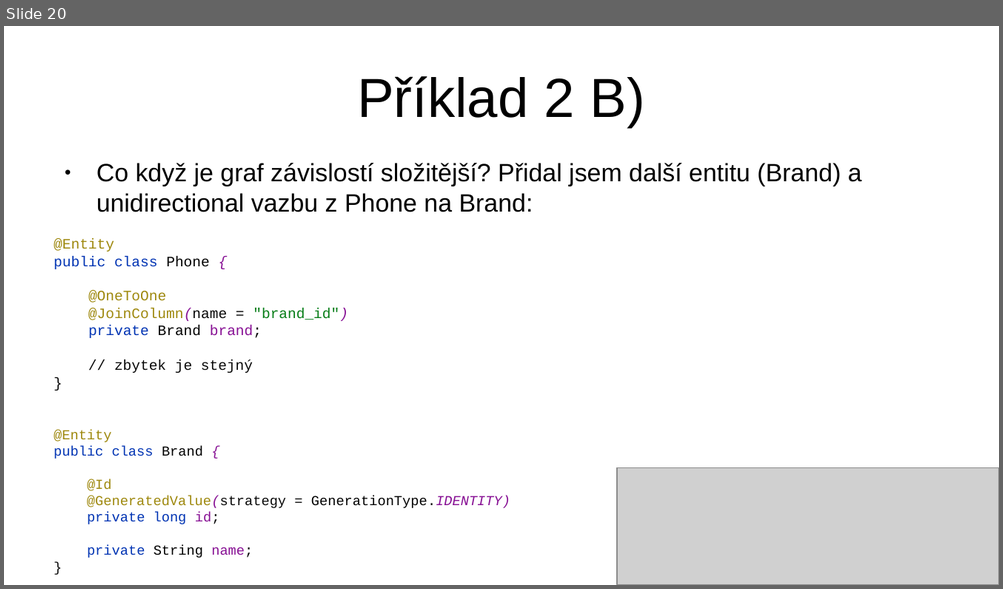
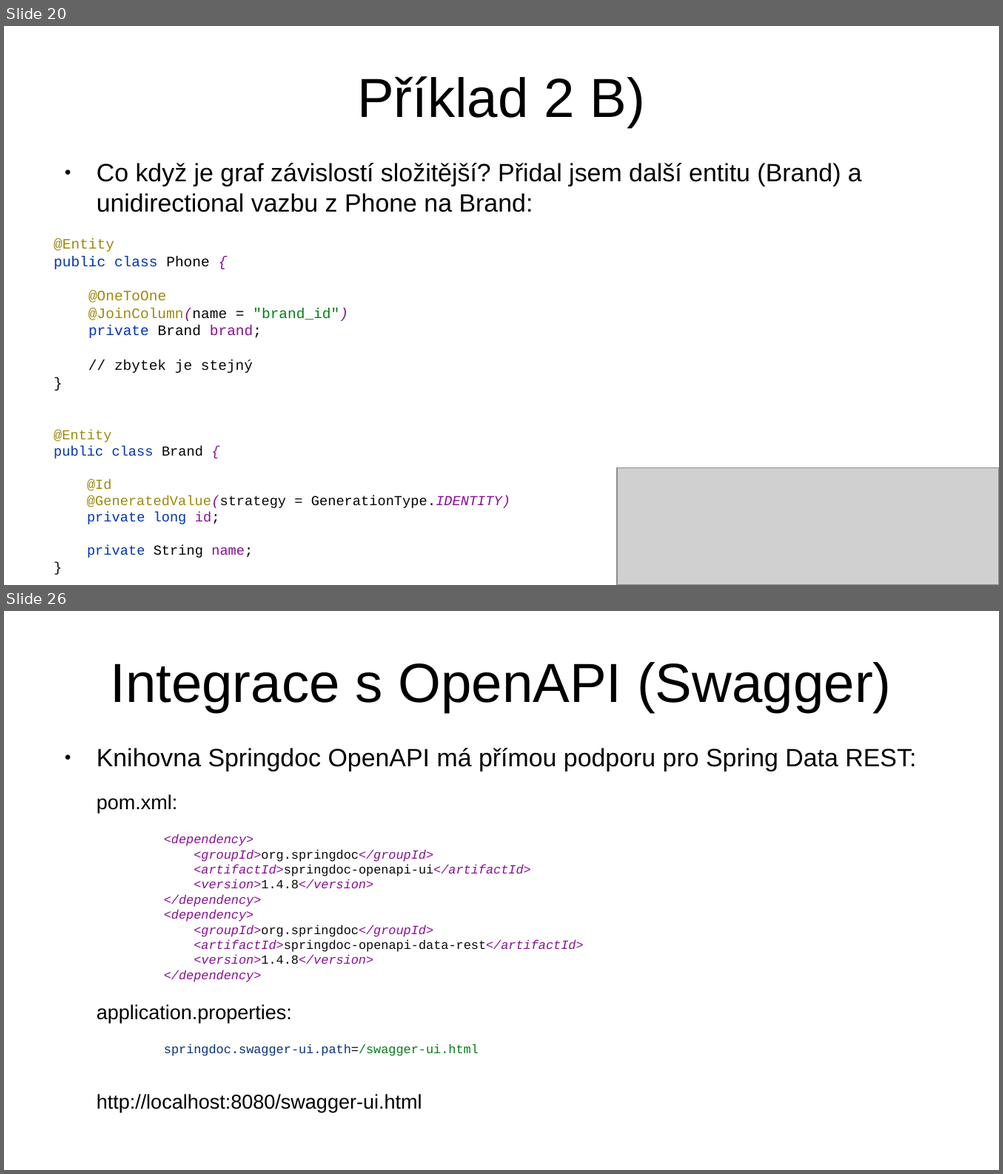
Before and after one commit to jirkapinkas/javadays-2020, a slide deck: spring-data-rest/Prednaska.odp. Shown one above the other, each under a label of ours: slide 20 before the commit, slides 20 and 26 after it; the slides between them are not shown. The pictures are 1003x589 and 1003x1174 pixels, drawn with LibreOffice and Linux fonts; fonts in the diff are those of the drawing; grey boxes stand for pictures. Boxes give left, top, right and bottom in pixels: in the first picture for what was removed or moved away, otherwise in the second. Text is boxed around its words. In the diff, an @@ line names an element or a change of style, - is before the commit and + after.

```diff
--- a/spring-data-rest/Prednaska.odp
+++ b/spring-data-rest/Prednaska.odp
@@ slide 26 added at bbox=[4, 611, 999, 1170], background #FFFFFF @@
@@ title added at bbox=[110, 662, 891, 712], 44 pt, text #000000 @@
+Integrace s OpenAPI (Swagger)
@@ text added at bbox=[96, 748, 916, 1113], 10 pt, text #871094 @@
+● Knihovna Springdoc OpenAPI má přímou podporu pro Spring Data REST:
+pom.xml:
+<dependency>
+<groupId>org.springdoc</groupId>
+<artifactId>springdoc-openapi-ui</artifactId>
+<version>1.4.8</version>
+</dependency>
+<dependency>
+<groupId>org.springdoc</groupId>
+<artifactId>springdoc-openapi-data-rest</artifactId>
+<version>1.4.8</version>
+</dependency>
+application.properties:
+springdoc.swagger-ui.path=/swagger-ui.html
+http://localhost:8080/swagger-ui.html
```
Also in this commit, not shown: 4 slides changed, 14 other slides added, 2 slides removed, 6 other files.
